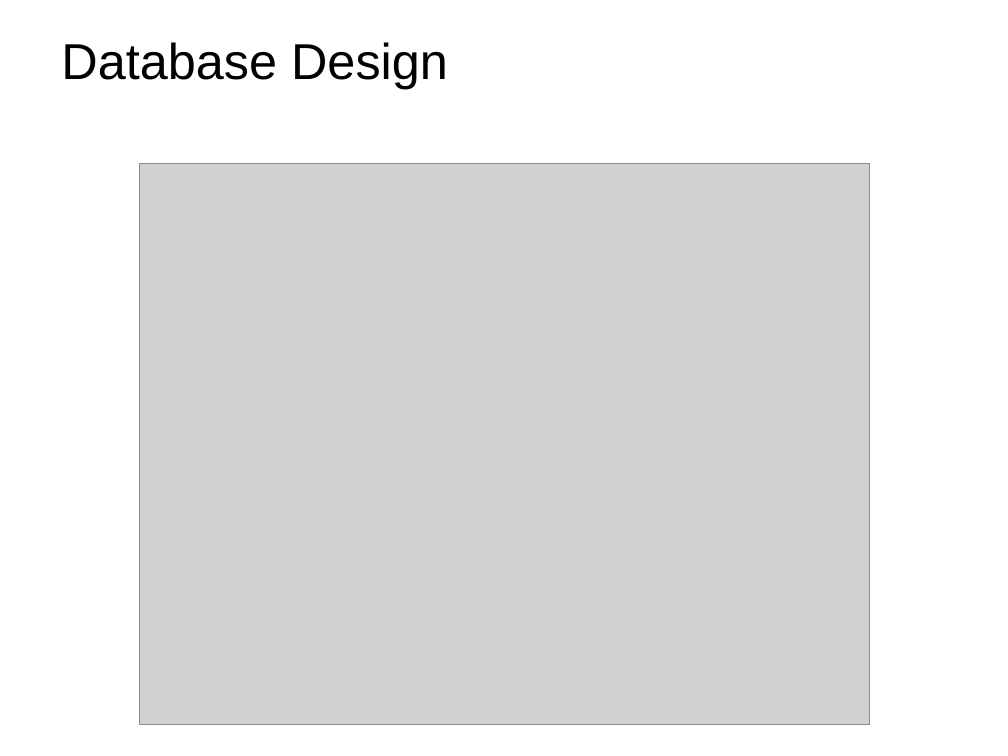
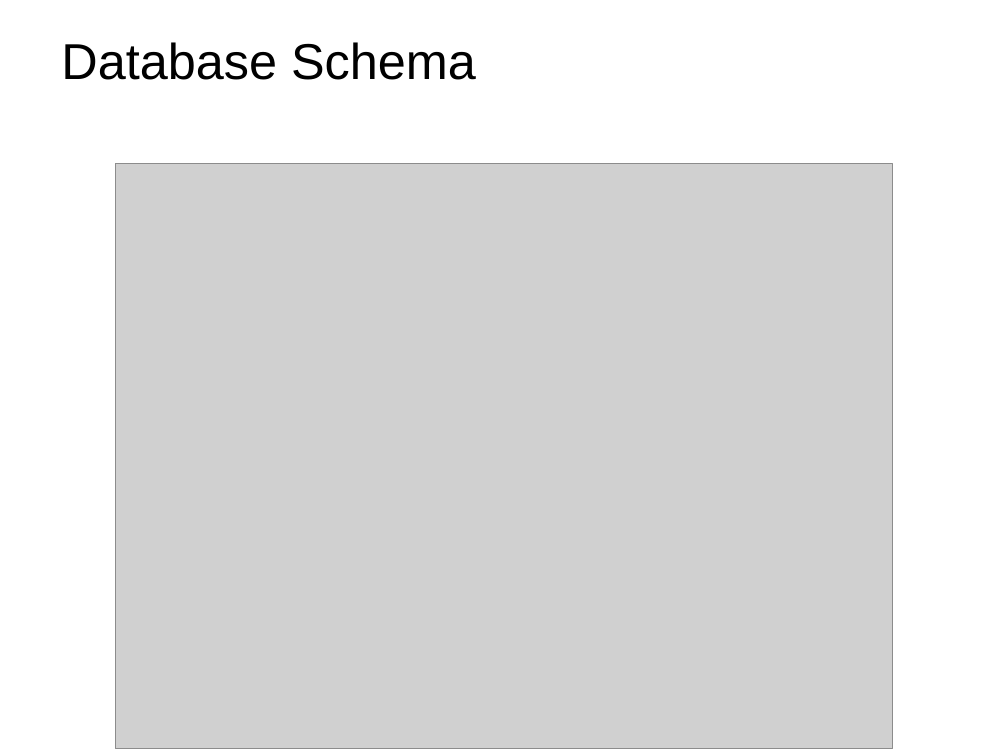
Before and after one commit to AMFagan/MDFDatabase, a slide deck: slide 4 of documentation/Presentation.pptx (slide 3 before the commit). Drawn at 1008x756 pixels with LibreOffice and Linux fonts; fonts in the diff are those of the drawing; grey boxes stand for pictures; background and template pictures are left out. Boxes give left, top, right and bottom in pixels: in the first picture for what was removed or moved away, otherwise in the second. Text is boxed around its words. In the diff, an @@ line names an element or a change of style, - is before the commit and + after.

```diff
--- a/documentation/Presentation.pptx
+++ b/documentation/Presentation.pptx
@@ title at [61,42,476,80]: text changed @@
-Database Design
+Database Schema
@@ picture: place and size @@
-picture at [139,163,869,725]
+picture at [115,163,892,749]
```
Also in this commit, not shown: 1 other slide changed, 1 slide added, 4 other files.
